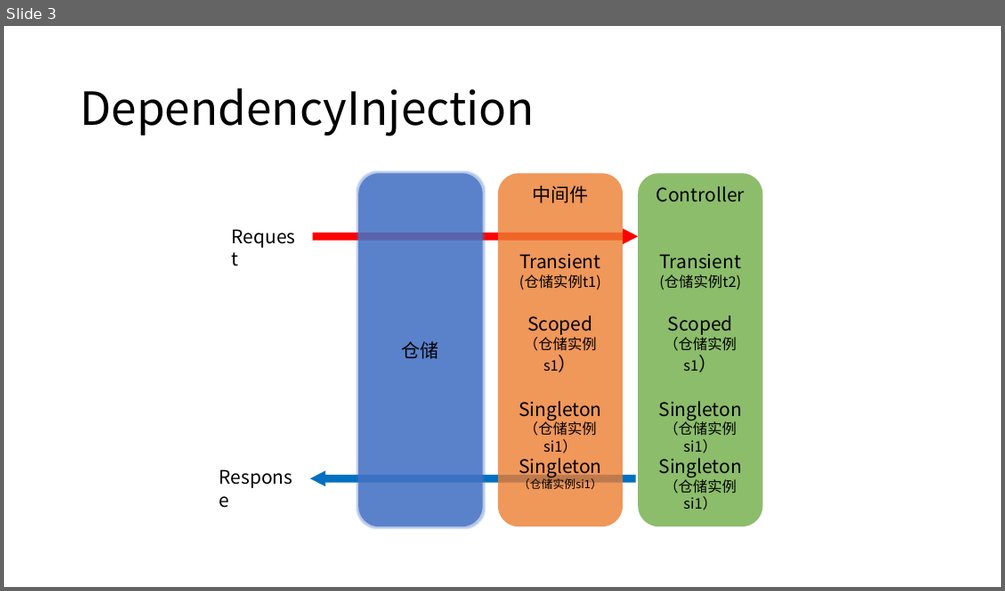
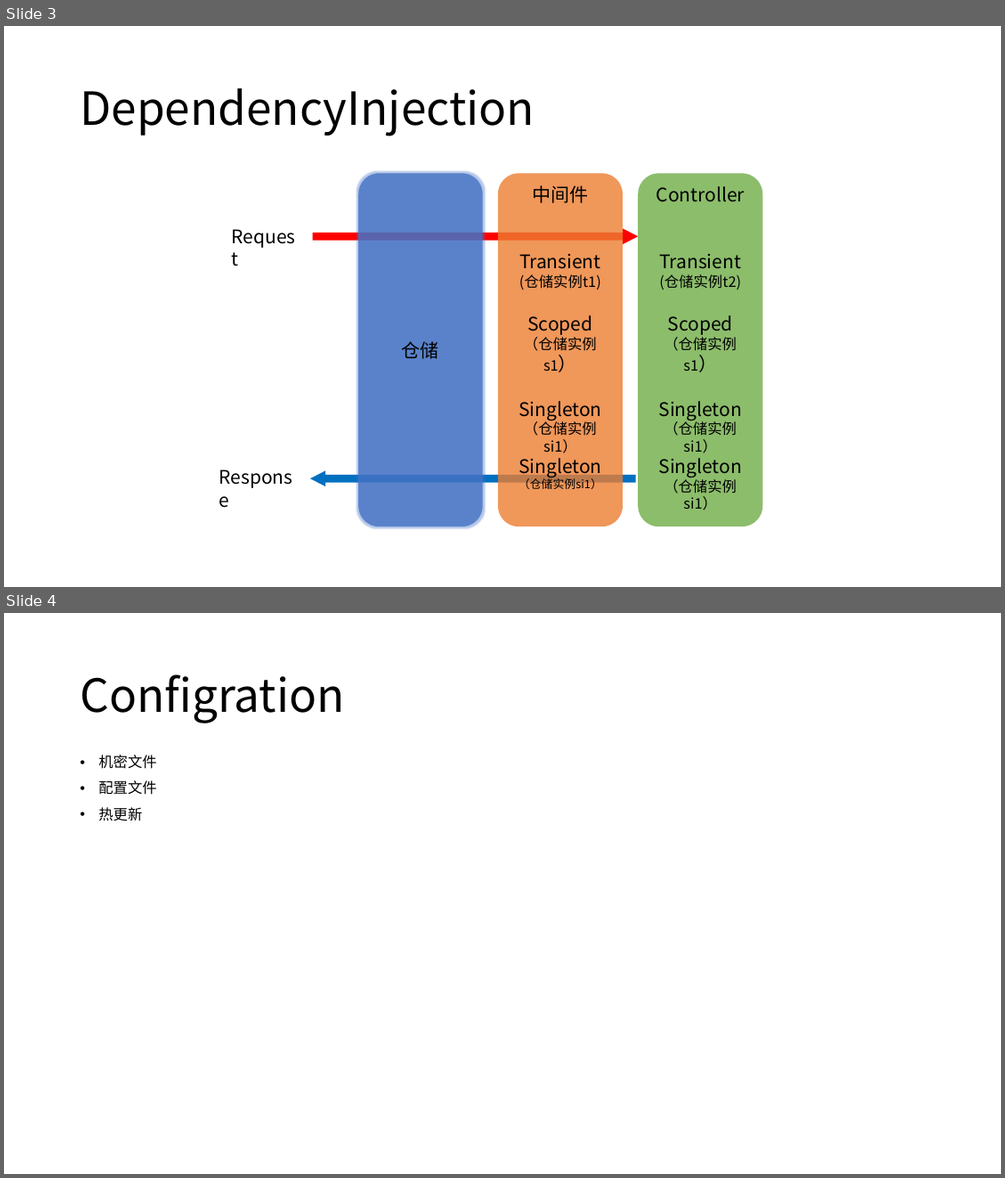
Before and after one commit to axzxs2001/aspnetcore5.0, a slide deck: aspnetcore3.0course/docs/aspnetcore3.0course.pptx. Shown one above the other, each under a label of ours: slide 3 before the commit, slides 3 and 4 after it. The pictures are 1005x591 and 1005x1178 pixels, drawn with LibreOffice and Linux fonts; fonts in the diff are those of the drawing. Boxes give left, top, right and bottom in pixels: in the first picture for what was removed or moved away, otherwise in the second. Text is boxed around its words. In the diff, an @@ line names an element or a change of style, - is before the commit and + after.

Commit message:
配置文件demo

```diff
--- a/aspnetcore3.0course/docs/aspnetcore3.0course.pptx
+++ b/aspnetcore3.0course/docs/aspnetcore3.0course.pptx
@@ slide 4 added at (x1=4, y1=613, x2=1001, y2=1174), background #FFFFFF @@
@@ title added at (x1=80, y1=674, x2=344, y2=723), 44 pt, text #000000 @@
+Configration
@@ text added at (x1=98, y1=755, x2=156, y2=821), 14 pt, text #000000 @@
+• 机密文件
+• 配置文件
+• 热更新
```
Also in this commit, not shown: 6 other files.
